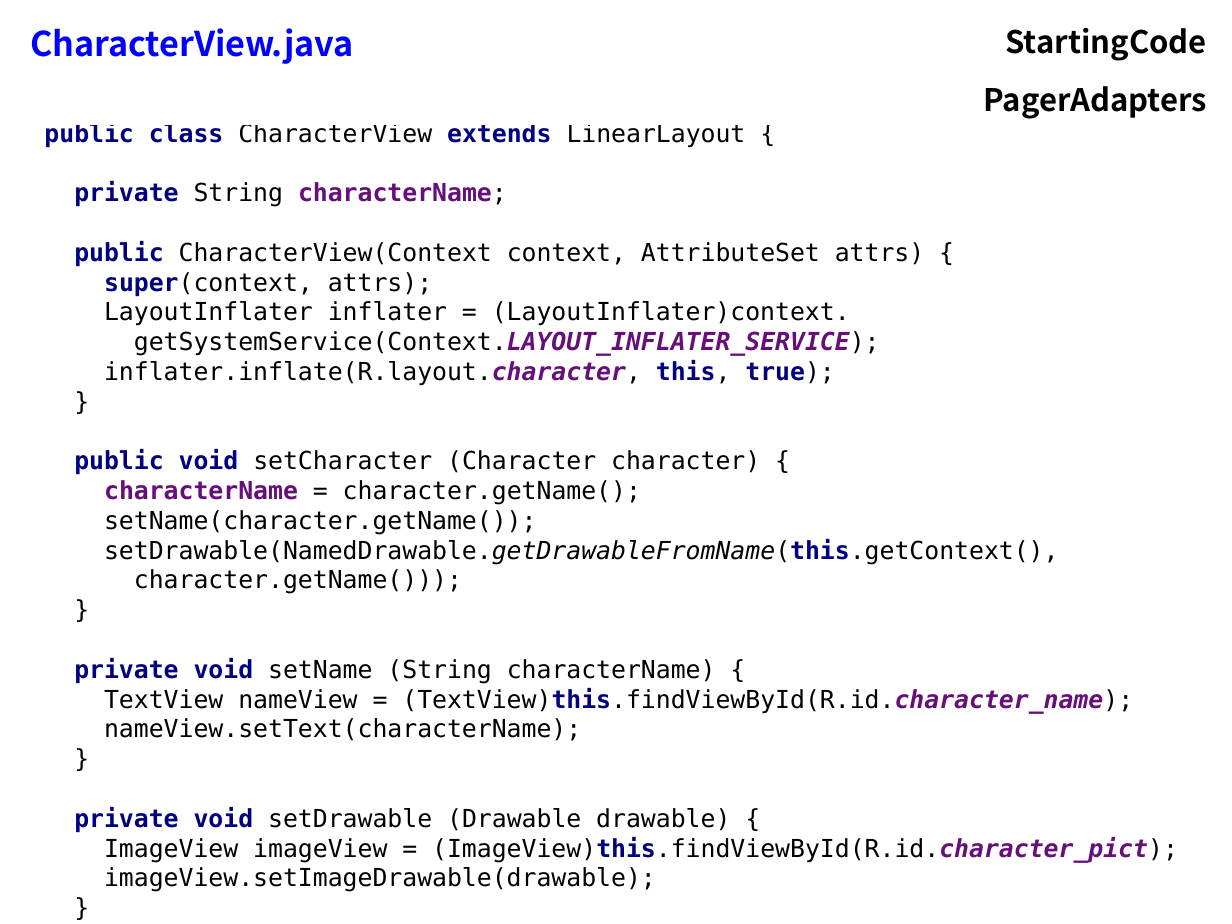
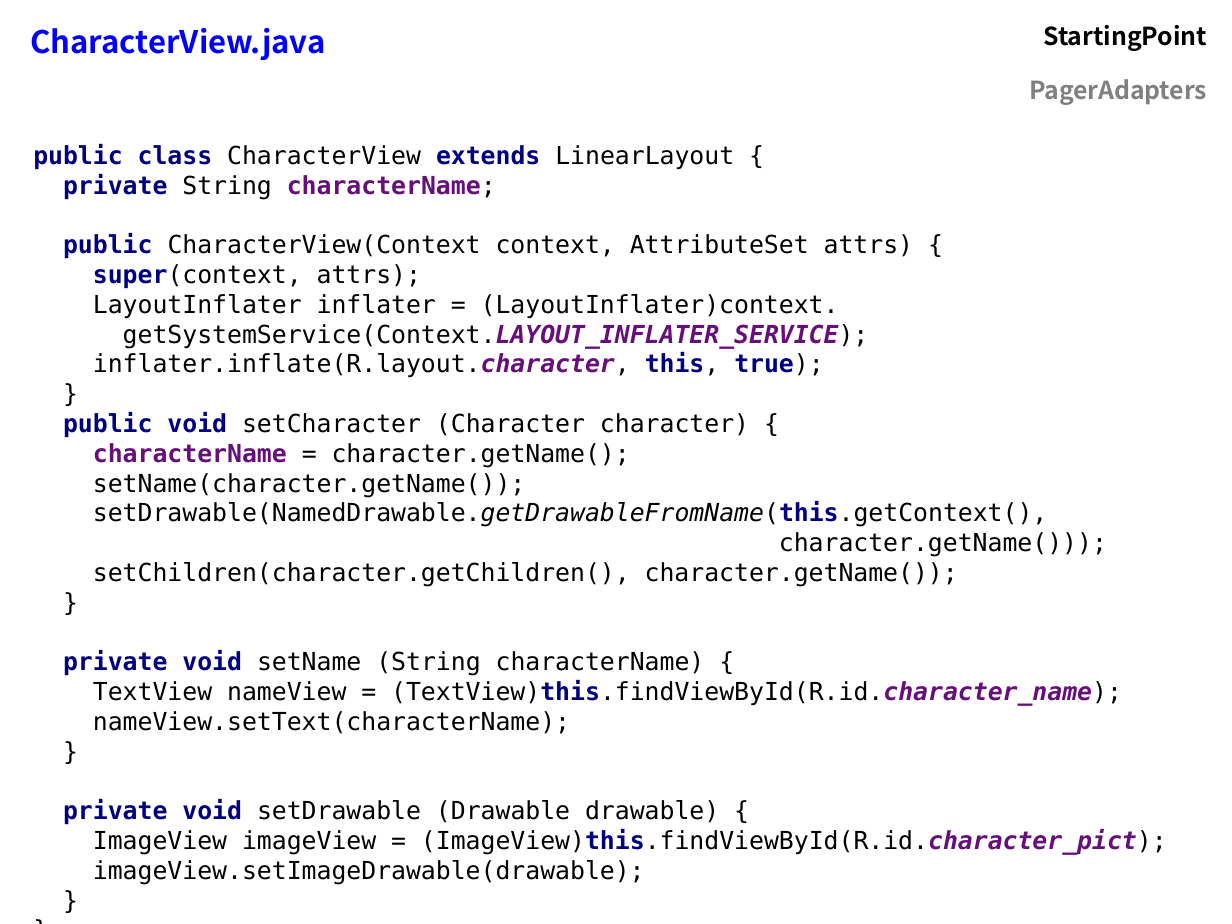
Before and after one commit to flocela/PagerAdaptersHandouts, a slide deck: slide 3 of PagerAdapterPresentation.odp (slide 4 before the commit). Drawn at 1232x924 pixels with LibreOffice and Linux fonts; fonts in the diff are those of the drawing. Boxes give left, top, right and bottom in pixels: in the first picture for what was removed or moved away, otherwise in the second. Text is boxed around its words. In the diff, an @@ line names an element or a change of style, - is before the commit and + after.

```diff
--- a/PagerAdapterPresentation.odp
+++ b/PagerAdapterPresentation.odp
@@ table at (19,11,1219,109) @@
-row 1, column 2: StartingCode
+row 1, column 2: StartingPoint
@@ size 22 to 20 pt in "CharacterView.java" @@
@@ size 20 to 16 pt, text colour #000000 to #808080 in "PagerAdapters" @@
@@ text "public class CharacterView extends LinearLayout ...": place and size @@
-text "public class CharacterView extends LinearLayout ..." at (44,125,1178,892)
+text "public class CharacterView extends LinearLayout ..." at (33,143,1167,885)
@@ text at (33,143,1107,587): text changed @@
-public class CharacterView extends LinearLayout {
-private String characterName;
-public CharacterView(Context context, AttributeSet attrs) {
-super(context, attrs);
-LayoutInflater inflater = (LayoutInflater)context.
-getSystemService(Context.LAYOUT_INFLATER_SERVICE);
-inflater.inflate(R.layout.character, this, true);
-}
-public void setCharacter (Character character) {
-characterName = character.getName();
-setName(character.getName());
-setDrawable(NamedDrawable.getDrawableFromName(this.getContext(),
-character.getName()));
-}
+public class CharacterView extends LinearLayout {
+private String characterName;
+public CharacterView(Context context, AttributeSet attrs) {
+super(context, attrs);
+LayoutInflater inflater = (LayoutInflater)context.
+getSystemService(Context.LAYOUT_INFLATER_SERVICE);
+inflater.inflate(R.layout.character, this, true);
+}
+public void setCharacter (Character character) {
+characterName = character.getName();
+setName(character.getName());
+setDrawable(NamedDrawable.getDrawableFromName(this.getContext(),
+character.getName()));
+setChildren(character.getChildren(), character.getName());
+}
```
Also in this commit, not shown: 20 other slides changed, 13 slides added, 4 slides removed, 1 other file.
